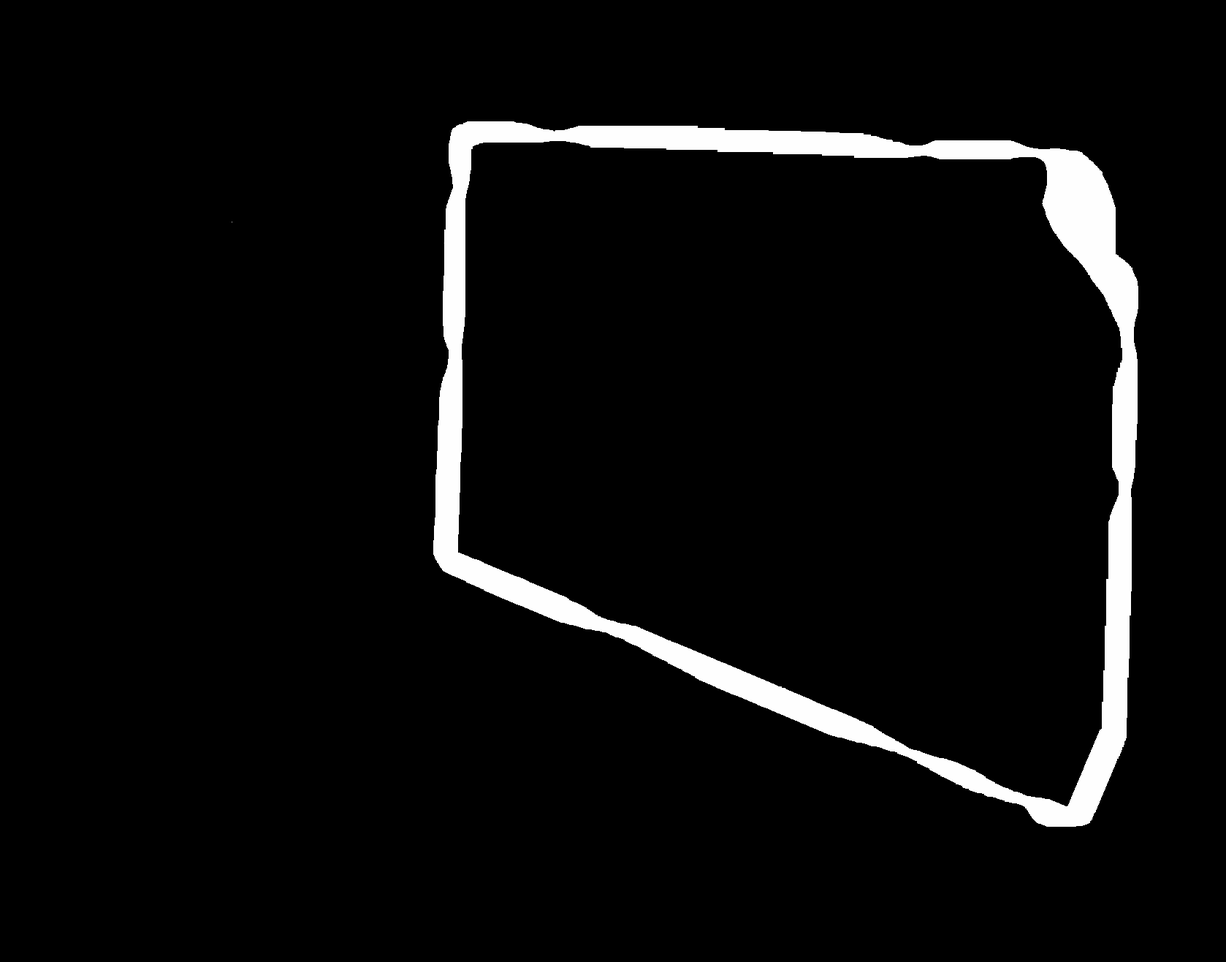
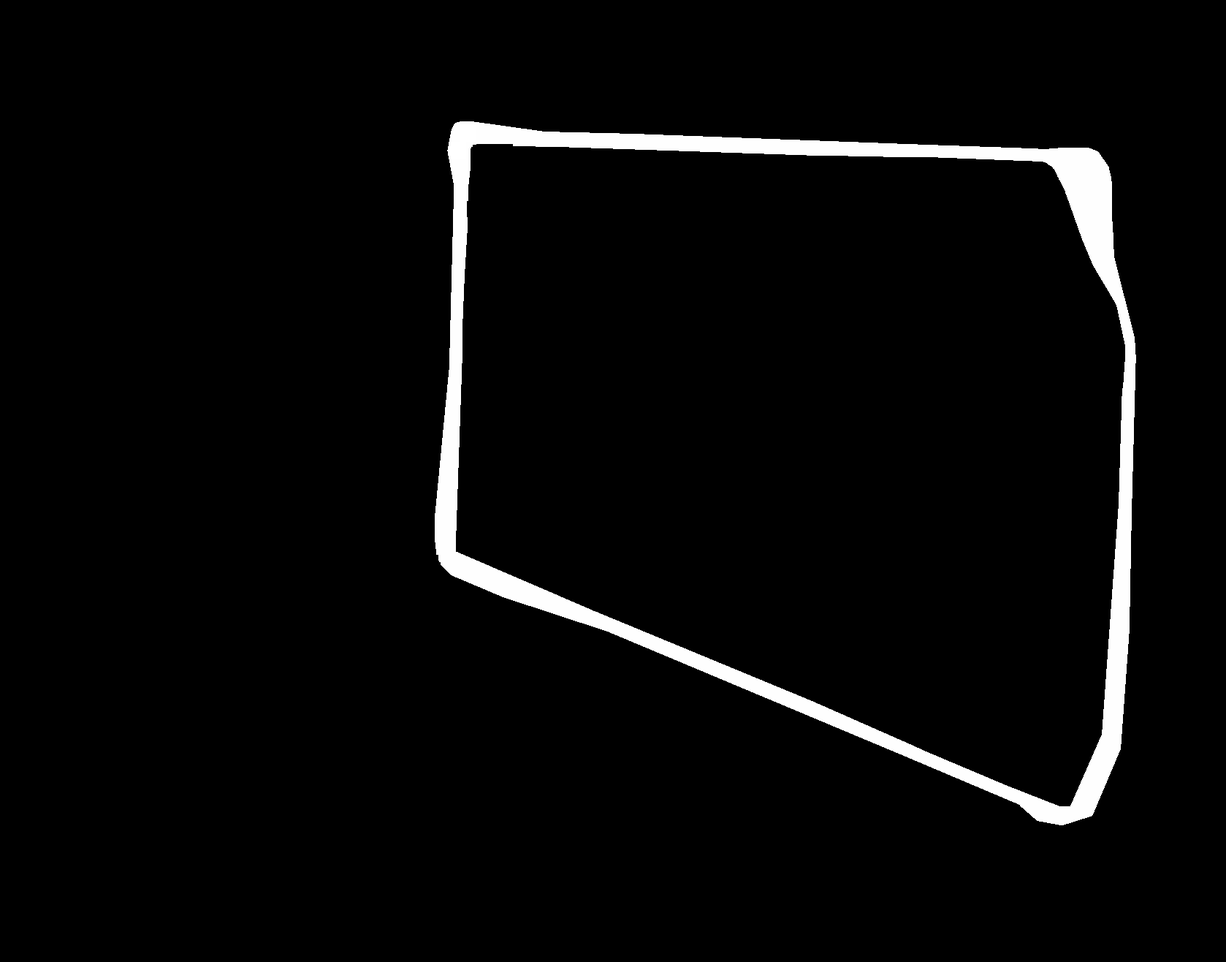
Two versions of the same layered image (1226×962). Layer-by-layer changes:
renamed "map_1715093845.pgm copy #2" to "ST_plot_star", showed it, moved it above "HRL_map.png", painted on it over [231, 121, 1139, 827]
renamed "map_1715093845.pgm copy #3" to "HRL_map.png", painted on it over [231, 121, 1139, 827]
